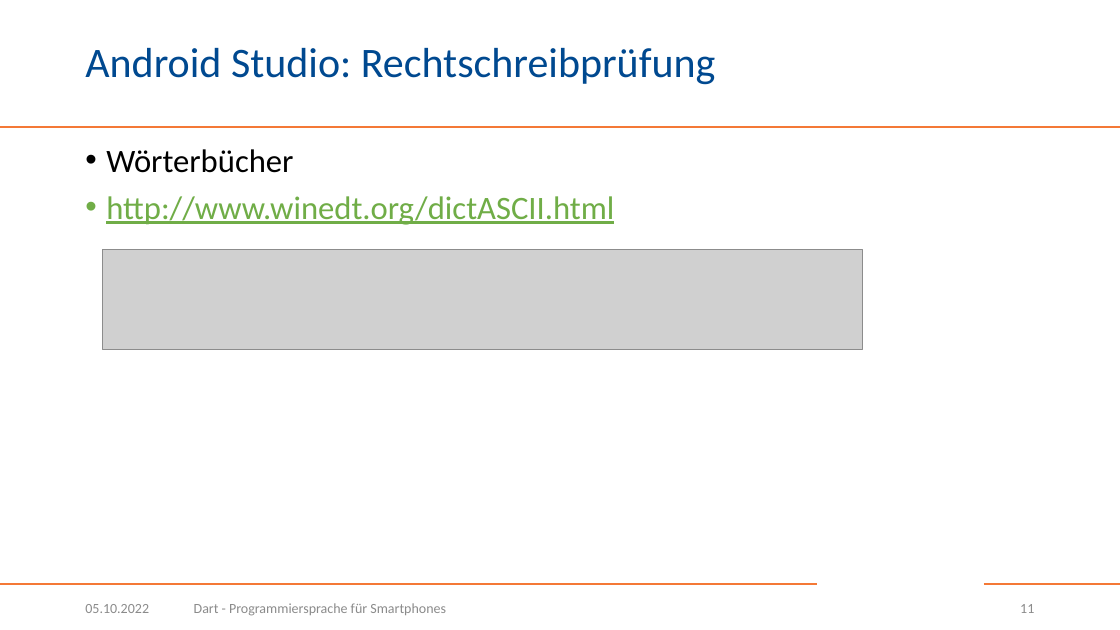
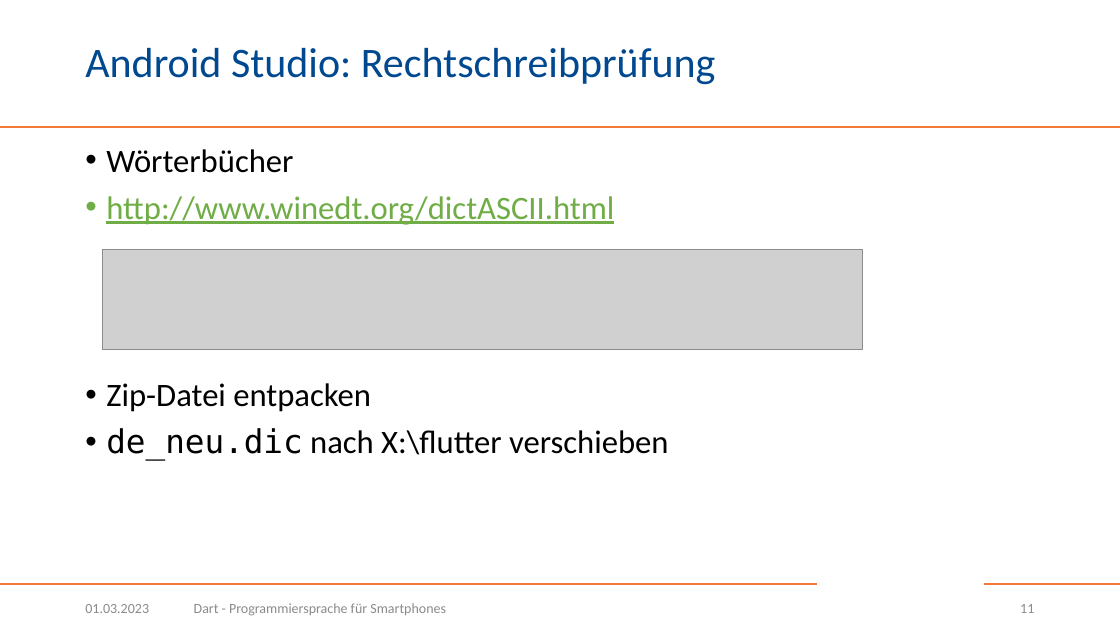
Before and after one commit to BogyMitutoyoCTL/BOGY-App-2023-04, a slide deck: slide 11 of Dart.pptx. Drawn at 1120x630 pixels with LibreOffice and Linux fonts; fonts in the diff are those of the drawing; grey boxes stand for pictures; background and template pictures are left out. Boxes give left, top, right and bottom in pixels: in the first picture for what was removed or moved away, otherwise in the second. Text is boxed around its words. In the diff, an @@ line names an element or a change of style, - is before the commit and + after.

```diff
--- a/Dart.pptx
+++ b/Dart.pptx
@@ text at (106, 383, 668, 461): paragraphs added @@
+• Zip-Datei entpacken
+• de_neu.dic nach X:\flutter verschieben
@@ text at (85, 604, 149, 613): text changed @@
-05.10.2022
+01.03.2023
```
Also in this commit, not shown: 99 other slides changed.
